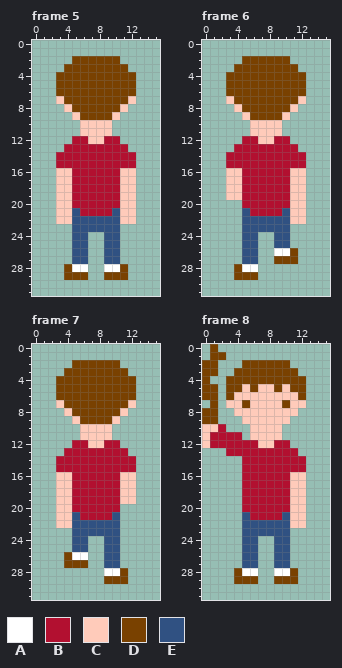
A pixel-art file gets an edit: games/poco/resources/assets/sprites/player/player.ase. The first picture shows the starting point.
16x32 pixels, 13 frames. Shown: frame 5, frame 6, frame 7, frame 8. The commit also changed other frames, which this record leaves out.
Palette (. is transparent): A #ffffff  B #b21030  C #ffcbba  D #794100  E #305182
The result:
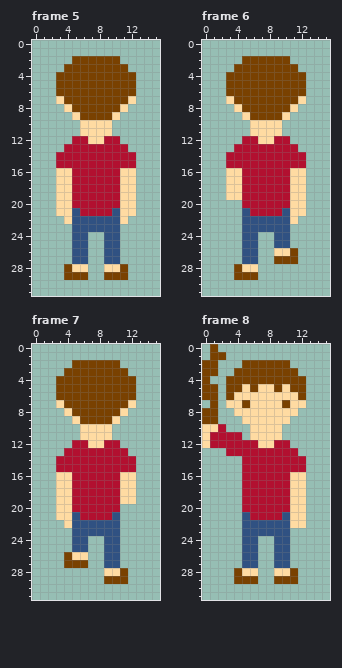
The edit:
{"colour":"C","old":"#ffcbba","new":"#ffdba2"}
{"where": "frame 5"}
{"frame":5,"y":22,"x":3,"old":"C","new":"."}
{"frame":5,"y":22,"x":12,"old":"C","new":"."}
{"frame":5,"y":28,"x":5,"old":"AA","new":"CC"}
{"frame":5,"y":28,"x":9,"old":"AA","new":"CC"}
{"where": "frame 6"}
{"frame":6,"y":22,"x":12,"old":"C","new":"."}
{"frame":6,"y":26,"x":9,"old":"AA","new":"CC"}
{"frame":6,"y":28,"x":5,"old":"AA","new":"CC"}
{"where": "frame 7"}
{"frame":7,"y":22,"x":3,"old":"C","new":"."}
{"frame":7,"y":26,"x":5,"old":"AA","new":"CC"}
{"frame":7,"y":28,"x":9,"old":"AA","new":"CC"}
{"where": "frame 8"}
{"frame":8,"y":28,"x":5,"old":"AA","new":"CC"}
{"frame":8,"y":28,"x":9,"old":"AA","new":"CC"}
